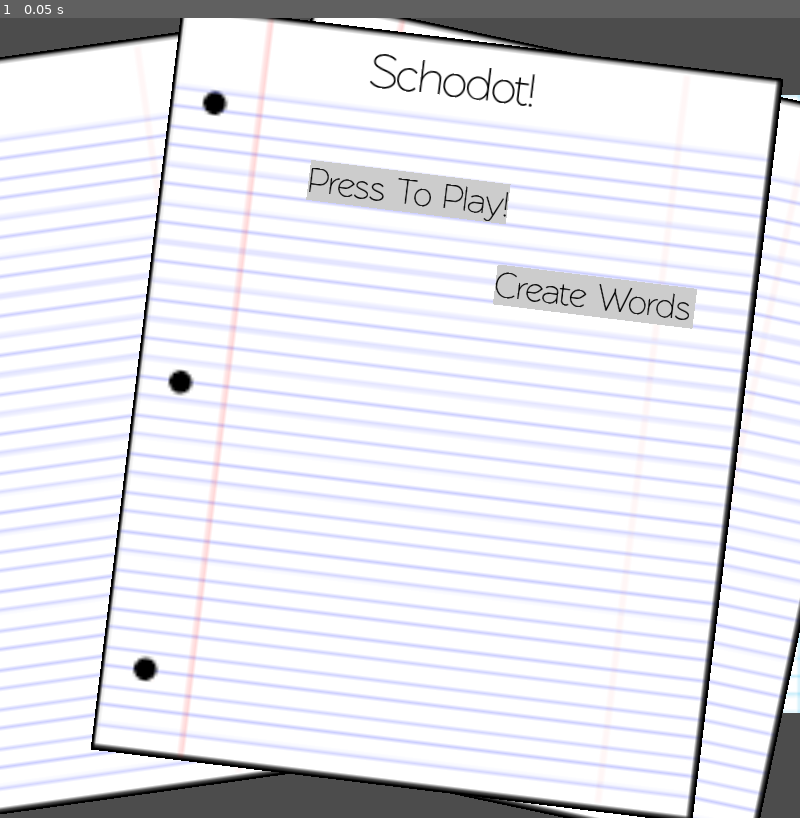
Above: before the commit, frame 1.
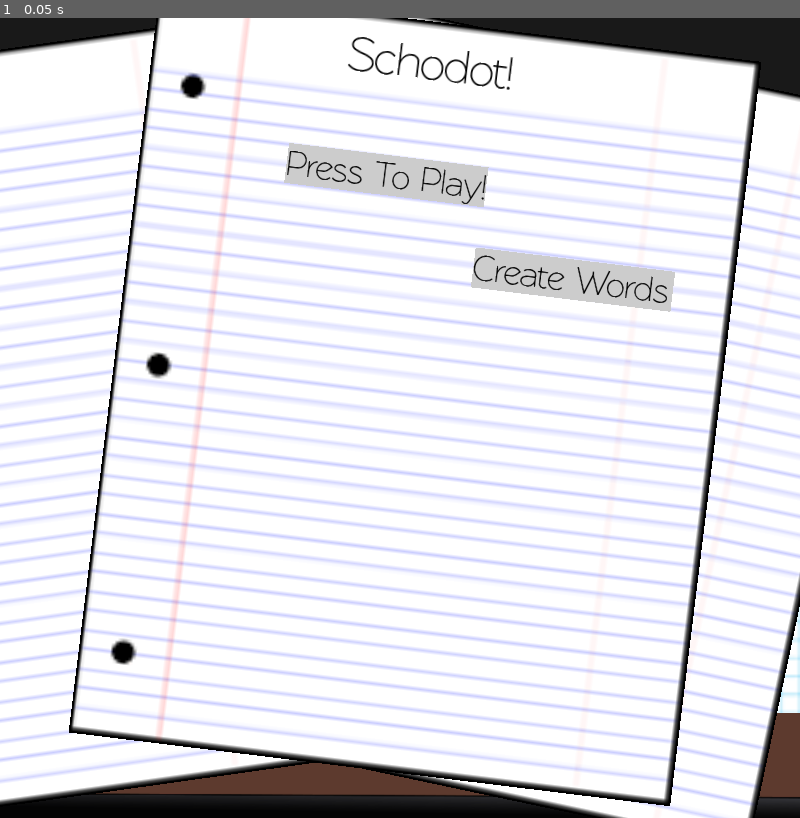
Above: after the commit, the same moment.

Repository: MasterKitten/Addicting-FlashCard-Learning
Game: Godot game, scene res://Defaults/Main Scene.tscn
Two runs of this game, one before a commit and one after it. Both use one fixed random seed, a clock stepped at 60 frames per second and the inputs below.
Inputs:
- Up to frame 1 (0.05 s): no input

The runs differ from the first frame. In frame 1, 38% of the frame differs, in the area x 0-100%, y 0-100%.

Commit message:
??? (V0.1.4.1)
Small bug fix with the creator, and also made some animations and more addicting stuff

Diff:
--- a/Schodot/Defaults/Main Scene.tscn
+++ b/Schodot/Defaults/Main Scene.tscn
@@ -1,23 +1,23 @@
-[gd_scene load_steps=4 format=2]
+[gd_scene load_steps=5 format=2]
 
 [ext_resource path="res://Scenes/Selecting Practice.tscn" type="PackedScene" id=1]
 [ext_resource path="res://Scenes/Level Select.tscn" type="PackedScene" id=2]
 [ext_resource path="res://Scenes/Main Menu.tscn" type="PackedScene" id=3]
+[ext_resource path="res://Images/BackGround.png" type="Texture" id=4]
 
 [node name="Main Scene" type="Control"]
 anchor_right = 1.0
 anchor_bottom = 1.0
 
+[node name="Background" type="TextureRect" parent="."]
+margin_left = -147.0
+margin_top = -105.0
+margin_right = 853.0
+margin_bottom = 895.0
+texture = ExtResource( 4 )
+
 [node name="Selecting Practice" parent="." instance=ExtResource( 1 )]
 
 [node name="Level Select" parent="." instance=ExtResource( 2 )]
-margin_left = 315.0
-margin_top = -20.0
-margin_right = 517.0
-margin_bottom = 230.0
 
 [node name="Main Menu" parent="." instance=ExtResource( 3 )]
-margin_left = 182.0
-margin_top = -13.0
-margin_right = 384.0
-margin_bottom = 237.0
--- a/Schodot/Extra Scenes/Butt.gd
+++ b/Schodot/Extra Scenes/Butt.gd
@@ -5,7 +5,6 @@
 func _on_Button_pressed():
 	# Edit the groups
 	get_parent().get_parent().get_parent().get_node("Selected Group").text = "Selected Group: " + self.text
-	print(ItemThing)
 	get_parent().get_parent().get_parent().SelectedGroup = self.ItemThing
 	get_parent().get_parent().get_parent().Pingas()
 	# Edit the items
--- a/Schodot/Scenes/Creation.gd
+++ b/Schodot/Scenes/Creation.gd
@@ -78,36 +78,33 @@
 	# What does this do? When loading another file, we have to remove EVERYTHING!
 	var Answerss = AnswerGroup.get_children()
 	var i = 0
-	SelectedGroup = 0 #problem right here
-	if Answers.size() != 0:
-		while SelectedGroup < Answers.size():
-			while i < Answers[SelectedGroup].size():
-				Answers[SelectedGroup].remove(i)
-				i += 1
-			SelectedGroup += 1
+	var x = 0
+	while x < Answers.size():
+		while i != Answers[x].size():
+			Answers[x].remove(i)
+			i = 0
+		x += 1
 	i = 0
 	while i < Answerss.size():
 		Answerss[i].queue_free()
 		i += 1
 	var Questionss = QuestionGroup.get_children()
 	i = 0
-	SelectedGroup = 0
-	if Questions.size() != 0:
-		while SelectedGroup < Questions.size():
-			while i < Questions[SelectedGroup].size():
-				Questions[SelectedGroup].remove(i)
-				i += 1
-			SelectedGroup += 1
+	x = 0
+	while x < Questions.size():
+		while i != Questions[x].size():
+			Questions[x].remove(i)
+			i = 0
+		x += 1
 	i = 0
 	while i < Questionss.size():
 		Questionss[i].queue_free()
 		i += 1
 	var Groupss = Group.get_children()
 	i = 0
-	if (Groups.size() != 0):
-		while i < Groups.size():
-			Groups.remove(i)
-			i += 1
+	while i != Groups.size():
+		Groups.remove(i)
+		i += 1
 	i = 0
 	while i < Groupss.size():
 		Groupss[i].queue_free()
@@ -278,7 +275,7 @@
 
 # This goes back to the main menu
 func _on_Quit_pressed():
-	var _nill = get_tree().change_scene("res://Main Scene.tscn")
+	var _nill = get_tree().change_scene("res://Defaults/Main Scene.tscn")
 
 func _on_Open_Movement_pressed():
 	get_node("Movement Dialog").popup()
--- a/Schodot/Scenes/Level Select.gd
+++ b/Schodot/Scenes/Level Select.gd
@@ -23,4 +23,4 @@
 		var node_data = parse_json(save_game.get_line())
 		Practice.Populate(node_data)
 	save_game.close()
-	self.hide()
+	get_node("AnimationPlayer").play("Slide")
--- a/Schodot/Scenes/Level Select.tscn
+++ b/Schodot/Scenes/Level Select.tscn
@@ -1,8 +1,111 @@
-[gd_scene load_steps=4 format=2]
+[gd_scene load_steps=6 format=2]
 
 [ext_resource path="res://Images/Lined.png" type="Texture" id=1]
 [ext_resource path="res://Scenes/Level Select.gd" type="Script" id=2]
 [ext_resource path="res://Font/Rawengulksans.tres" type="DynamicFont" id=3]
+
+[sub_resource type="Animation" id=1]
+length = 0.001
+tracks/0/type = "value"
+tracks/0/path = NodePath("TextureRect:rect_position")
+tracks/0/interp = 1
+tracks/0/loop_wrap = true
+tracks/0/imported = false
+tracks/0/enabled = true
+tracks/0/keys = {
+"times": PoolRealArray( 0 ),
+"transitions": PoolRealArray( 1 ),
+"update": 0,
+"values": [ Vector2( -215.325, 83.5953 ) ]
+}
+tracks/1/type = "value"
+tracks/1/path = NodePath("TextureRect:rect_rotation")
+tracks/1/interp = 1
+tracks/1/loop_wrap = true
+tracks/1/imported = false
+tracks/1/enabled = true
+tracks/1/keys = {
+"times": PoolRealArray( 0 ),
+"transitions": PoolRealArray( 1 ),
+"update": 0,
+"values": [ -20.0 ]
+}
+tracks/2/type = "value"
+tracks/2/path = NodePath(".:rect_position")
+tracks/2/interp = 1
+tracks/2/loop_wrap = true
+tracks/2/imported = false
+tracks/2/enabled = true
+tracks/2/keys = {
+"times": PoolRealArray( 0 ),
+"transitions": PoolRealArray( 1 ),
+"update": 0,
+"values": [ Vector2( 311, -27 ) ]
+}
+tracks/3/type = "value"
+tracks/3/path = NodePath(".:rect_rotation")
+tracks/3/interp = 1
+tracks/3/loop_wrap = true
+tracks/3/imported = false
+tracks/3/enabled = true
+tracks/3/keys = {
+"times": PoolRealArray( 0 ),
+"transitions": PoolRealArray( 1 ),
+"update": 0,
+"values": [ 12.0 ]
+}
+
+[sub_resource type="Animation" id=2]
+resource_name = "Slide"
+length = 1.2
+tracks/0/type = "value"
+tracks/0/path = NodePath("TextureRect:rect_position")
+tracks/0/interp = 1
+tracks/0/loop_wrap = true
+tracks/0/imported = false
+tracks/0/enabled = true
+tracks/0/keys = {
+"times": PoolRealArray( 0, 0.3, 0.7, 1, 1.2 ),
+"transitions": PoolRealArray( 1, 1, 1, 1, 1 ),
+"update": 0,
+"values": [ Vector2( -215.325, 83.5953 ), Vector2( -293.619, 85.9238 ), Vector2( -447.727, 264.028 ), Vector2( -527.902, 360.98 ), Vector2( -599.423, 381.103 ) ]
+}
+tracks/1/type = "value"
+tracks/1/path = NodePath("TextureRect:rect_rotation")
+tracks/1/interp = 1
+tracks/1/loop_wrap = true
+tracks/1/imported = false
+tracks/1/enabled = true
+tracks/1/keys = {
+"times": PoolRealArray( 0, 0.3, 0.7 ),
+"transitions": PoolRealArray( 1, 1, 1 ),
+"update": 0,
+"values": [ -20.0, -10.0, -45.0 ]
+}
+tracks/2/type = "value"
+tracks/2/path = NodePath(".:rect_position")
+tracks/2/interp = 1
+tracks/2/loop_wrap = true
+tracks/2/imported = false
+tracks/2/enabled = true
+tracks/2/keys = {
+"times": PoolRealArray( 0, 0.2, 0.5, 1, 1.2 ),
+"transitions": PoolRealArray( 1, 1, 1, 1, 1 ),
+"update": 0,
+"values": [ Vector2( 311, -27 ), Vector2( 311, -27 ), Vector2( 685, 10 ), Vector2( 1064, 18 ), Vector2( 1214, 65 ) ]
+}
+tracks/3/type = "value"
+tracks/3/path = NodePath(".:rect_rotation")
+tracks/3/interp = 1
+tracks/3/loop_wrap = true
+tracks/3/imported = false
+tracks/3/enabled = true
+tracks/3/keys = {
+"times": PoolRealArray( 0, 0.5, 1 ),
+"transitions": PoolRealArray( 1, 1, 1 ),
+"update": 0,
+"values": [ 12.0, 22.0, 30.0 ]
+}
 
 [node name="Level Select" type="TextureRect"]
 margin_left = 311.0
@@ -18,7 +121,7 @@
 margin_left = -215.325
 margin_top = 83.5953
 margin_right = -13.3249
-margin_bottom = 333.595
+margin_bottom = 333.596
 rect_rotation = -20.0
 texture = ExtResource( 1 )
 
@@ -97,6 +200,10 @@
 mode = 0
 access = 1
 
+[node name="AnimationPlayer" type="AnimationPlayer" parent="."]
+anims/RESET = SubResource( 1 )
+anims/Slide = SubResource( 2 )
+
 [connection signal="pressed" from="ColorRect/Spanish" to="." method="_on_Spanish_pressed"]
 [connection signal="pressed" from="ColorRect2/Select Custom" to="." method="_on_Select_Custom_pressed"]
 [connection signal="file_selected" from="FileDialog" to="." method="_on_FileDialog_file_selected"]
--- a/Schodot/Scenes/Main Menu.gd
+++ b/Schodot/Scenes/Main Menu.gd
@@ -1,7 +1,7 @@
 extends TextureRect
 
 func _on_Play_pressed():
-	queue_free()
+	get_node("AnimationPlayer").play("Slide")
 
 func _on_Magic_pressed():
 	var _nill = get_tree().change_scene("res://Scenes/Creation.tscn")
--- a/Schodot/Scenes/Main Menu.tscn
+++ b/Schodot/Scenes/Main Menu.tscn
@@ -1,8 +1,63 @@
-[gd_scene load_steps=4 format=2]
+[gd_scene load_steps=6 format=2]
 
 [ext_resource path="res://Scenes/Main Menu.gd" type="Script" id=1]
 [ext_resource path="res://Images/Lined.png" type="Texture" id=2]
 [ext_resource path="res://Font/Rawengulksans.tres" type="DynamicFont" id=3]
+
+[sub_resource type="Animation" id=2]
+length = 0.001
+tracks/0/type = "value"
+tracks/0/path = NodePath(".:rect_position")
+tracks/0/interp = 1
+tracks/0/loop_wrap = true
+tracks/0/imported = false
+tracks/0/enabled = true
+tracks/0/keys = {
+"times": PoolRealArray( 0 ),
+"transitions": PoolRealArray( 1 ),
+"update": 0,
+"values": [ Vector2( 160, -30 ) ]
+}
+tracks/1/type = "value"
+tracks/1/path = NodePath(".:rect_rotation")
+tracks/1/interp = 1
+tracks/1/loop_wrap = true
+tracks/1/imported = false
+tracks/1/enabled = true
+tracks/1/keys = {
+"times": PoolRealArray( 0 ),
+"transitions": PoolRealArray( 1 ),
+"update": 0,
+"values": [ 7.0 ]
+}
+
+[sub_resource type="Animation" id=1]
+resource_name = "Slide"
+length = 1.2
+tracks/0/type = "value"
+tracks/0/path = NodePath(".:rect_position")
+tracks/0/interp = 1
+tracks/0/loop_wrap = true
+tracks/0/imported = false
+tracks/0/enabled = true
+tracks/0/keys = {
+"times": PoolRealArray( 0, 0.3, 0.6, 0.9, 1.2 ),
+"transitions": PoolRealArray( 1, 1, 1, 1, 1 ),
+"update": 0,
+"values": [ Vector2( 146, 9 ), Vector2( 346, 297 ), Vector2( 554, 413 ), Vector2( 760, 623 ), Vector2( 747, 965 ) ]
+}
+tracks/1/type = "value"
+tracks/1/path = NodePath(".:rect_rotation")
+tracks/1/interp = 1
+tracks/1/loop_wrap = true
+tracks/1/imported = false
+tracks/1/enabled = true
+tracks/1/keys = {
+"times": PoolRealArray( 0, 0.6, 0.9, 1.2 ),
+"transitions": PoolRealArray( 1, 1, 1, 1 ),
+"update": 0,
+"values": [ 7.0, 60.0, 75.0, 91.0 ]
+}
 
 [node name="Main Menu" type="TextureRect"]
 margin_left = 160.0
@@ -78,5 +133,9 @@
 text = "Create Words"
 align = 1
 
+[node name="AnimationPlayer" type="AnimationPlayer" parent="."]
+anims/RESET = SubResource( 2 )
+anims/Slide = SubResource( 1 )
+
 [connection signal="pressed" from="ColorRect/Play" to="." method="_on_Play_pressed"]
 [connection signal="pressed" from="ColorRect2/Magic" to="." method="_on_Magic_pressed"]
--- a/Schodot/Scenes/Selecting Practice.gd
+++ b/Schodot/Scenes/Selecting Practice.gd
@@ -51,4 +51,4 @@
 	get_node("WindowDialog").visible = false
 
 func _on_Quit_pressed():
-	var _nill = get_tree().change_scene("res://Main Scene.tscn")
+	var _nill = get_tree().change_scene("res://Defaults/Main Scene.tscn")
Binary file added: Schodot/Images/BackGround.png
Not shown, added: Schodot/Images/BackGround.png.import
Not shown, changed: Schodot/export_presets.cfg
